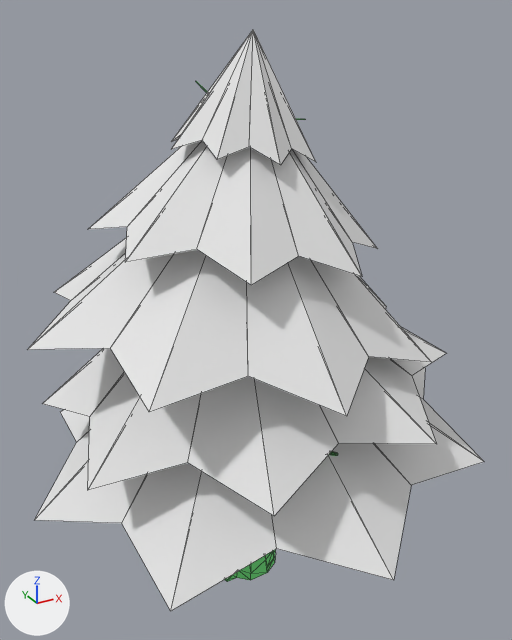
An edit to the glTF model fasc-sim-map/Map/Environ/alpine_tree_2.gltf, drawn before and after from the same camera.
Camera for both pictures: a 50 mm lens placed at (-6.17, -11.62, 11.95), pointed at (0.3, 0.14, 6.07). Lighting does not change. The marker at lower left points along +X, +Y and +Z. Mesh edges are drawn as thin lines. Where no turn or scale is listed for an object, it has been applied to the vertices.

Names of what the first picture shows: 'Cylinder.001', 'Cylinder.013', 'PineLeaves', 'PineLeaves.001', 'PineLeaves.003', 'PineLeaves.004', 'PineLeaves.005', 'Trunk-col'.
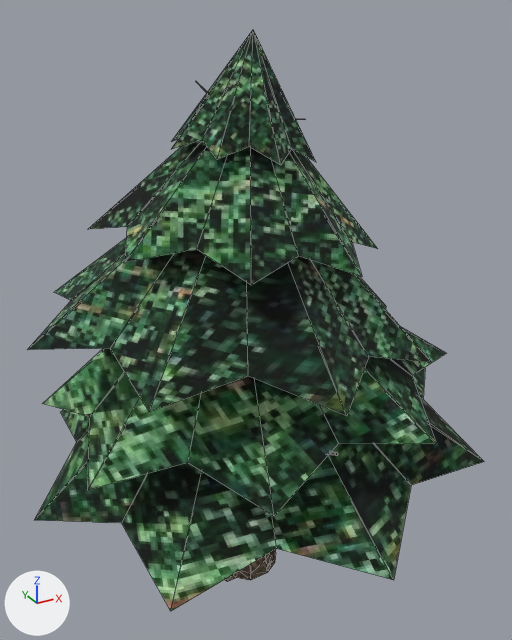
Location of each change, (x1, y1, x2, y2) in pixels of the pictures (512 x 640 px):
'PineLeaves.003', surface changed: (27, 238, 431, 416) in both
'PineLeaves.005', surface changed: (35, 368, 484, 611) in both
'PineLeaves.004', surface changed (white to green): (42, 327, 446, 516) in both
'PineLeaves.001', surface changed (white to green): (89, 141, 378, 285) in both
'PineLeaves', surface changed: (171, 30, 316, 165) in both
'Trunk-col', surface changed: (225, 549, 276, 582) in both
'Cylinder.001', surface changed: (329, 451, 338, 456) in both
'Cylinder.013', surface changed: (196, 81, 207, 93) in both

What changed in the scene script:
```text
Add img_pine_needles_2:
    img_pine_needles_2 = load_image('pine_needles_2', '_unpacked/pine_needles_2', 520, 346, 'sRGB')
Add img_bark02:
    img_bark02 = load_image('Bark02', '_unpacked/Bark02', 512, 512, 'sRGB')
Change mat_wood:
    remove mat_wood.base_color = (0.176, 0.8, 0.217)  # green #74e780
    add mat_wood.texture = img_bark02
Change mat_pineneedles:
    remove mat_pineneedles.base_color = (0.8, 0.8, 0.8)  # white #e7e7e7
    add mat_pineneedles.texture = img_pine_needles_2
```
